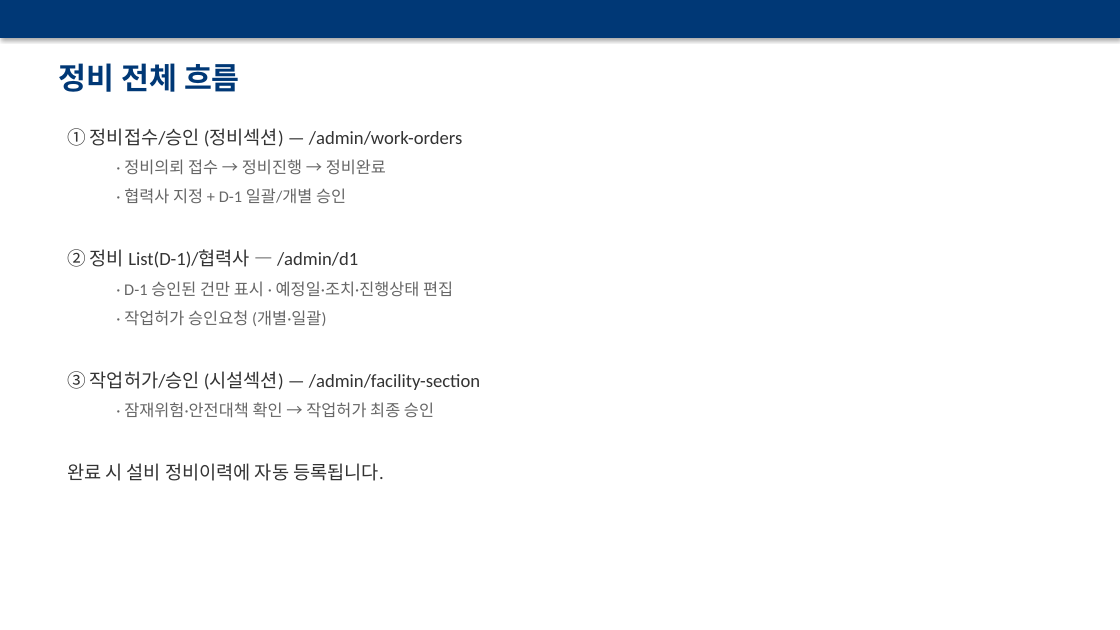
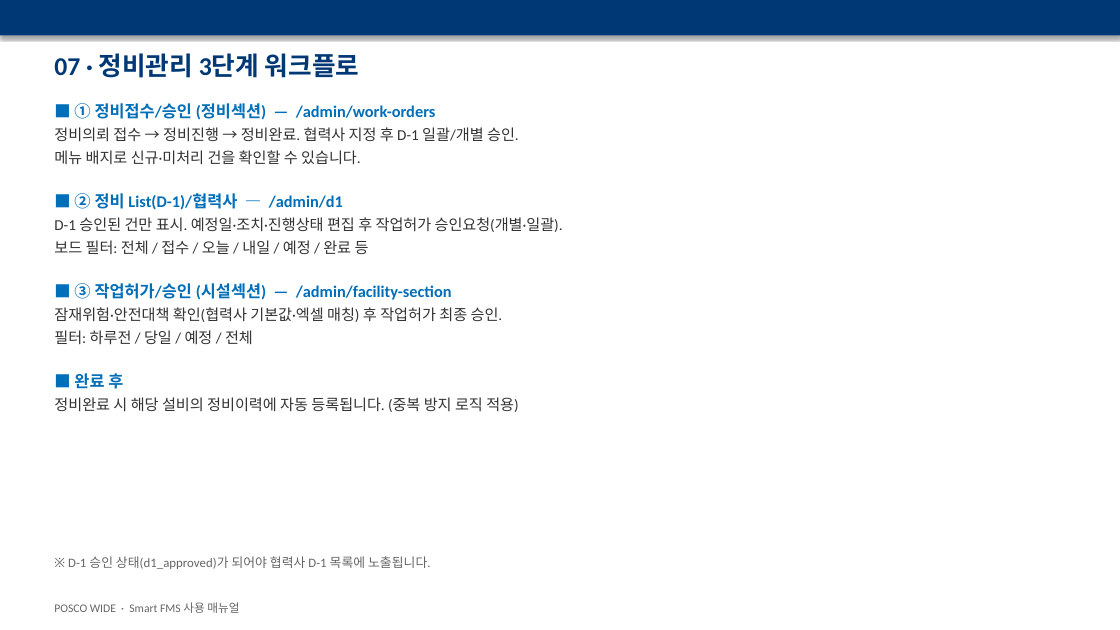
Before and after one commit to hongkiryong-ux/smart-fms, a slide deck: slide 10 of docs/Smart_FMS_사용매뉴얼.pptx (slide 19 before the commit). Drawn at 1120x630 pixels with LibreOffice and Linux fonts; fonts in the diff are those of the drawing. Boxes give left, top, right and bottom in pixels: in the first picture for what was removed or moved away, otherwise in the second. Text is boxed around its words. In the diff, an @@ line names an element or a change of style, - is before the commit and + after.

```diff
--- a/docs/Smart_FMS_사용매뉴얼.pptx
+++ b/docs/Smart_FMS_사용매뉴얼.pptx
@@ text at box(54, 53, 359, 78): text changed; size 26 to 22 pt @@
-정비 전체 흐름
+07 · 정비관리 3단계 워크플로
@@ text at box(54, 103, 563, 412): text changed; size 16 to 13 pt @@
-① 정비접수/승인 (정비섹션) — /admin/work-orders
-  · 정비의뢰 접수 → 정비진행 → 정비완료
-  · 협력사 지정 + D-1 일괄/개별 승인
-② 정비 List(D-1)/협력사 — /admin/d1
-  · D-1 승인된 건만 표시 · 예정일·조치·진행상태 편집
-  · 작업허가 승인요청 (개별·일괄)
-③ 작업허가/승인 (시설섹션) — /admin/facility-section
-  · 잠재위험·안전대책 확인 → 작업허가 최종 승인
-완료 시 설비 정비이력에 자동 등록됩니다.
+■ ① 정비접수/승인 (정비섹션) — /admin/work-orders
+정비의뢰 접수 → 정비진행 → 정비완료. 협력사 지정 후 D-1 일괄/개별 승인.
+메뉴 배지로 신규·미처리 건을 확인할 수 있습니다.
+■ ② 정비 List(D-1)/협력사 — /admin/d1
+D-1 승인된 건만 표시. 예정일·조치·진행상태 편집 후 작업허가 승인요청(개별·일괄).
+보드 필터: 전체 / 접수 / 오늘 / 내일 / 예정 / 완료 등
+■ ③ 작업허가/승인 (시설섹션) — /admin/facility-section
+잠재위험·안전대책 확인(협력사 기본값·엑셀 매칭) 후 작업허가 최종 승인.
+필터: 하루전 / 당일 / 예정 / 전체
+■ 완료 후
+정비완료 시 해당 설비의 정비이력에 자동 등록됩니다. (중복 방지 로직 적용)
@@ text added at box(68, 556, 430, 569), 11 pt, text #666666 @@
+※ D-1 승인 상태(d1_approved)가 되어야 협력사 D-1 목록에 노출됩니다.
@@ text added at box(54, 602, 239, 613), 10 pt, text #666666 @@
+POSCO WIDE · Smart FMS 사용 매뉴얼
```
Also in this commit, not shown: 9 other slides changed, 4 slides added, 19 slides removed, 1 other file.
